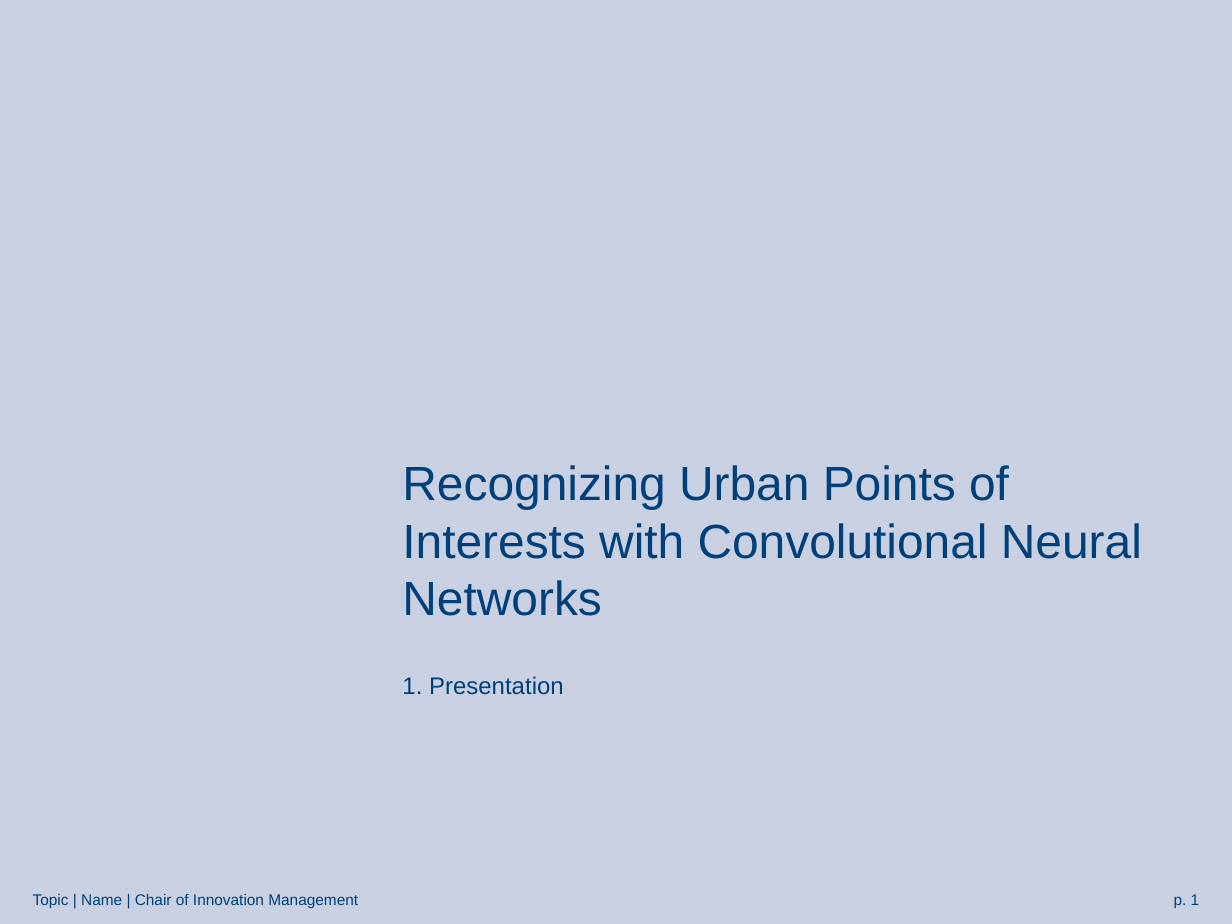
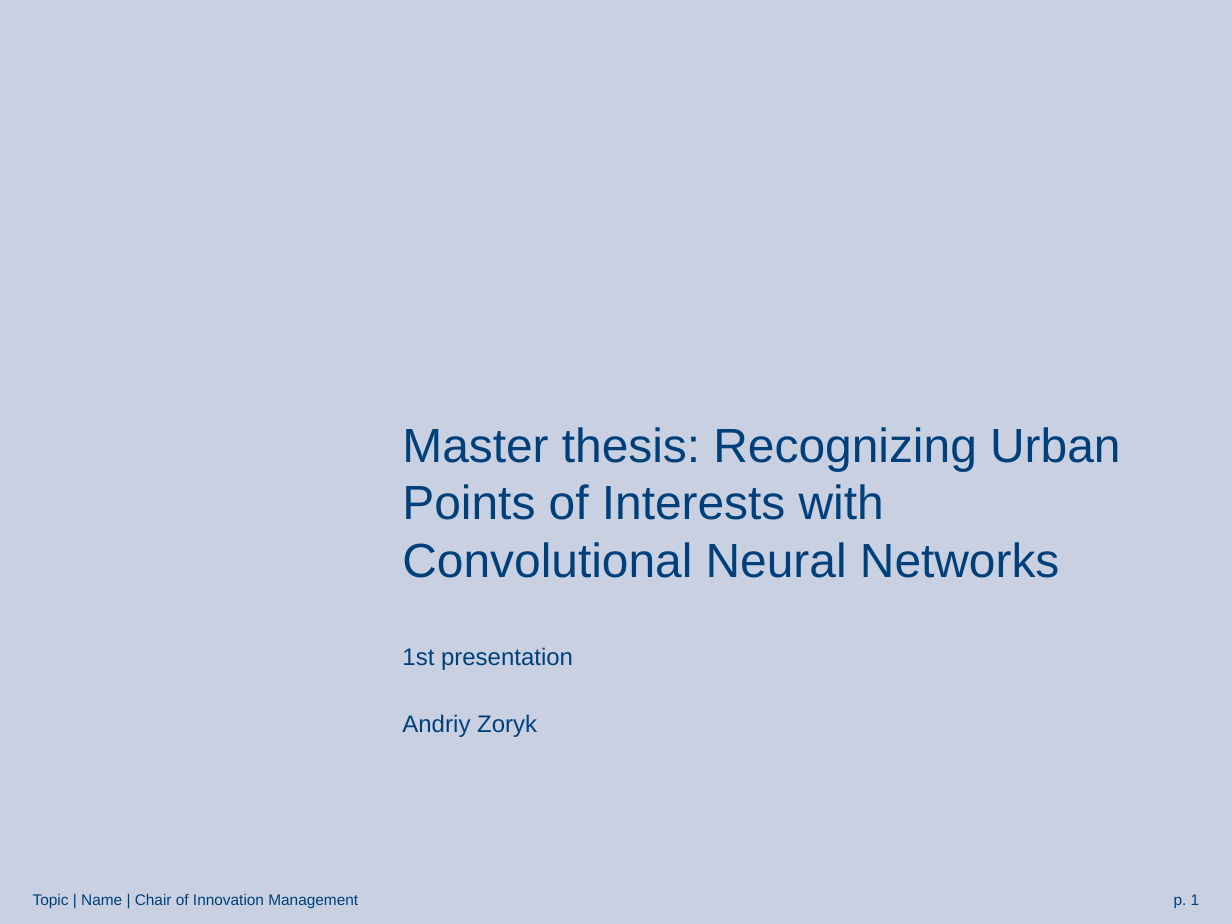
Before and after one commit to azoryk/Master-thesis, a slide deck: slide 1 of 1.Presentation_Master.pptx. Drawn at 1232x924 pixels with LibreOffice and Linux fonts; fonts in the diff are those of the drawing; background and template pictures are left out. Boxes give left, top, right and bottom in pixels: in the first picture for what was removed or moved away, otherwise in the second. Text is boxed around its words. In the diff, an @@ line names an element or a change of style, - is before the commit and + after.

```diff
--- a/1.Presentation_Master.pptx
+++ b/1.Presentation_Master.pptx
@@ title at (402,427,1120,578): text changed @@
-Recognizing Urban Points of Interests with Convolutional Neural Networks
+Master thesis: Recognizing Urban Points of Interests with Convolutional Neural Networks
@@ subtitle at (402,647,573,737): text changed @@
-1. Presentation
+1st presentation
+Andriy Zoryk
```
Also in this commit, not shown: 2 other slides changed, 6 slides added, 1 slide removed.
